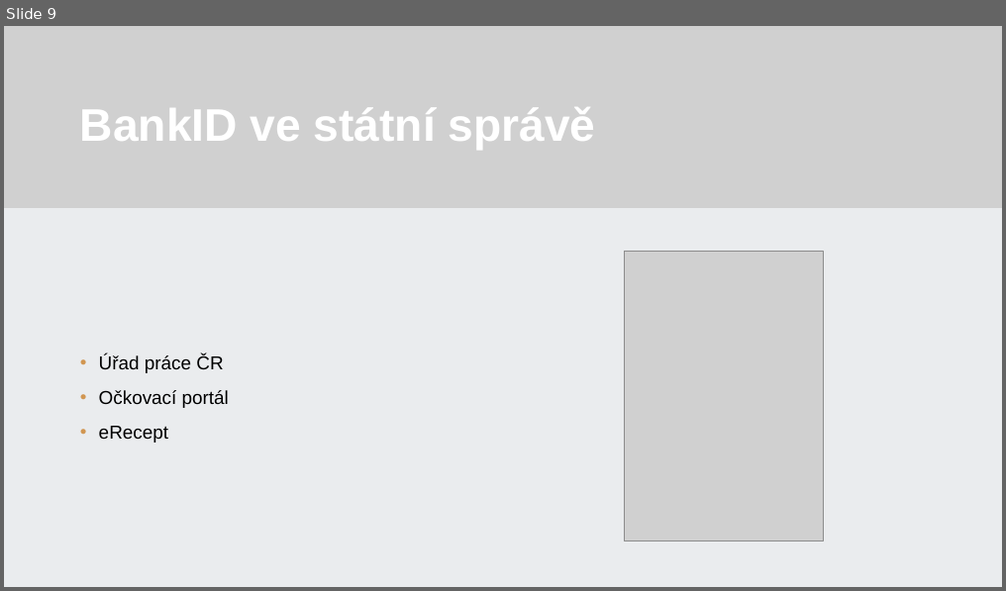
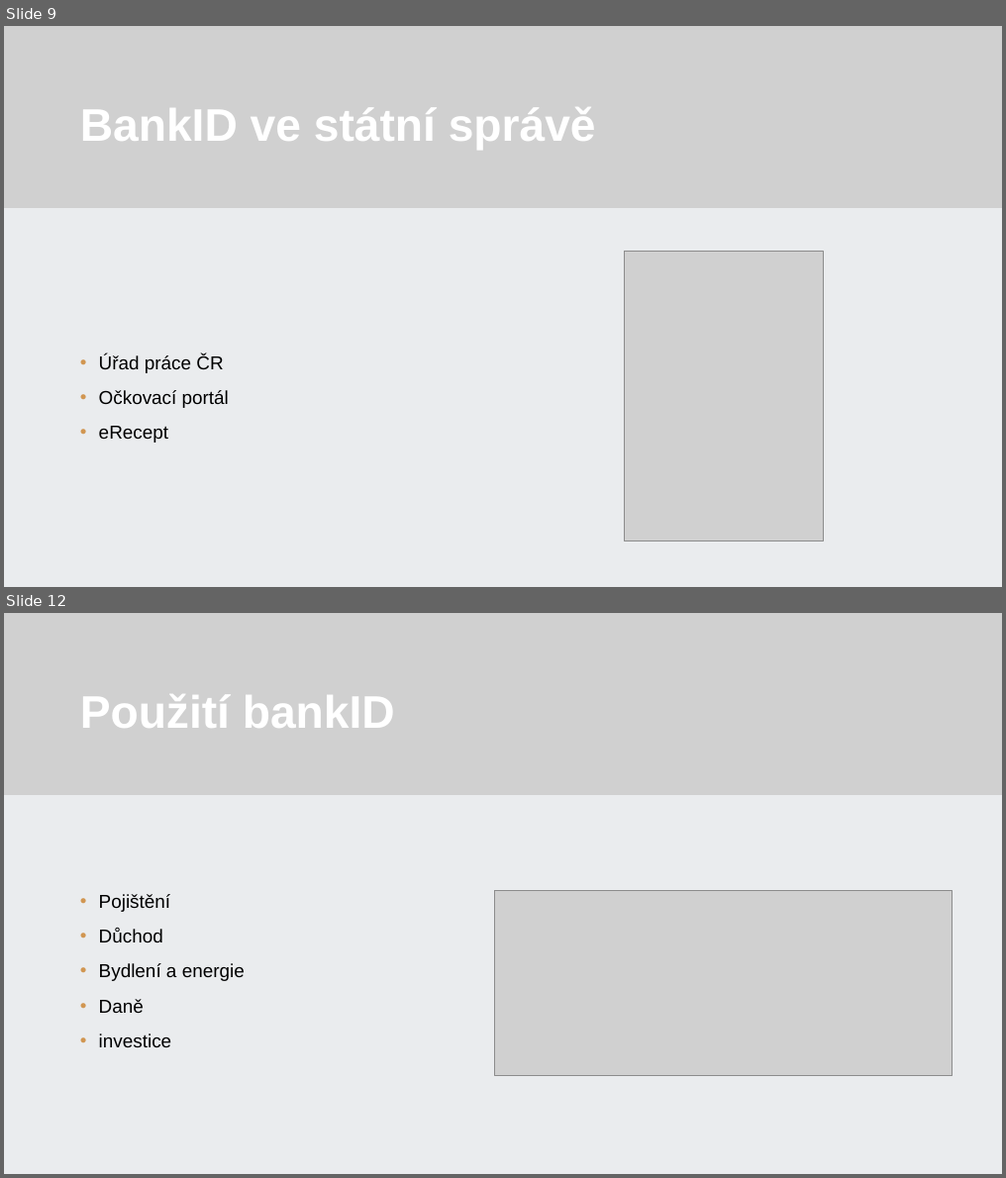
Before and after one commit to 22maixner/prezentace, a slide deck: Maixner.pptx. Shown one above the other, each under a label of ours: slide 9 before the commit, slides 9 and 12 after it; the slides between them are not shown. The pictures are 1006x591 and 1006x1178 pixels, drawn with LibreOffice and Linux fonts; fonts in the diff are those of the drawing; grey boxes stand for pictures; background and template pictures are left out. Boxes give left, top, right and bottom in pixels: in the first picture for what was removed or moved away, otherwise in the second. Text is boxed around its words. In the diff, an @@ line names an element or a change of style, - is before the commit and + after.

```diff
--- a/Maixner.pptx
+++ b/Maixner.pptx
@@ slide 12 added at (4,613,1002,1174), background #FFFFFF @@
@@ rectangle added at (4,613,1002,1174), fill #FFFFFF @@
@@ rectangle added at (4,613,1002,1174), fill #E2E5E8 at 70% opacity @@
@@ rectangle added at (4,613,1002,795), fill #5B4933 @@
@@ picture added at (4,613,1002,795) @@
@@ title added at (80,694,395,728), 44 pt, text #FFFFFF, bold @@
+Použití bankID
@@ text added at (99,894,245,1048), 18 pt, text #000000 @@
+• Pojištění
+• Důchod
+• Bydlení a energie
+• Daně
+• investice
@@ picture added at (495,891,952,1075) @@
```
Also in this commit, not shown: 3 slides changed, 7 other slides added, 10 slides removed, 1 other file.
